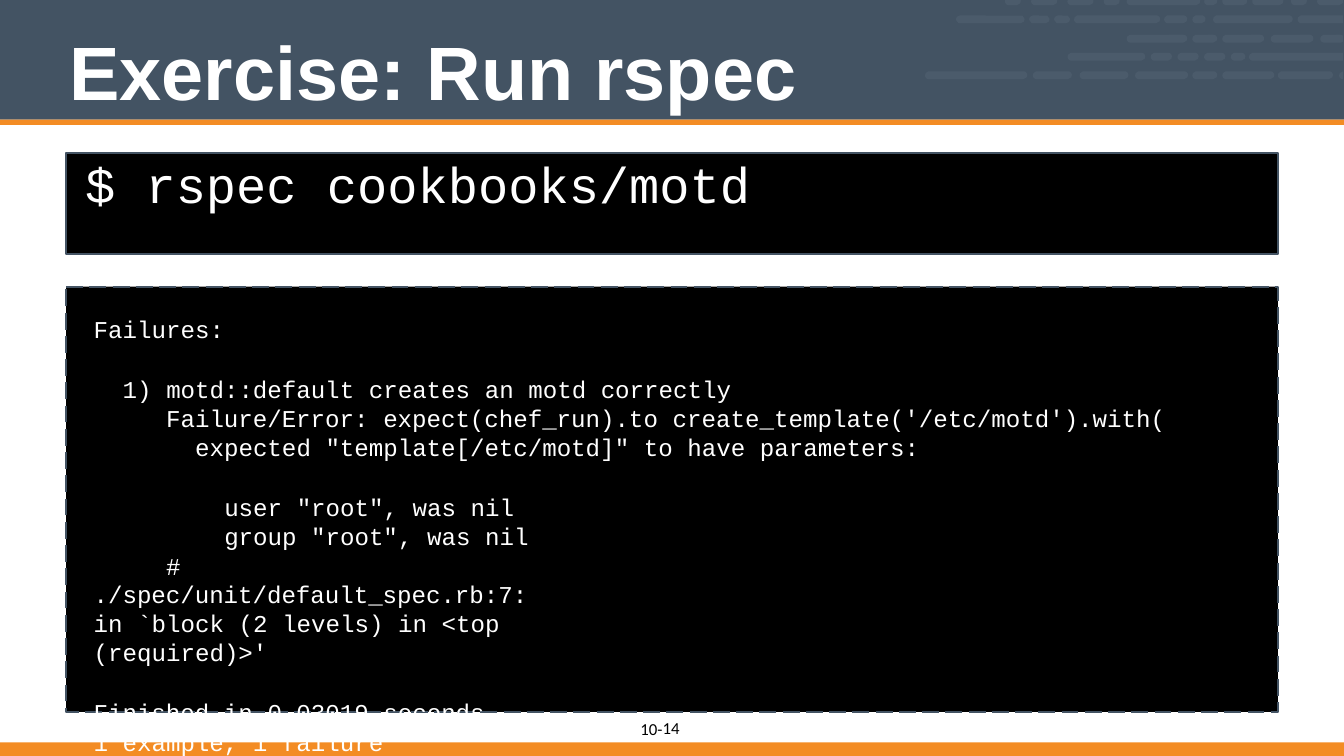
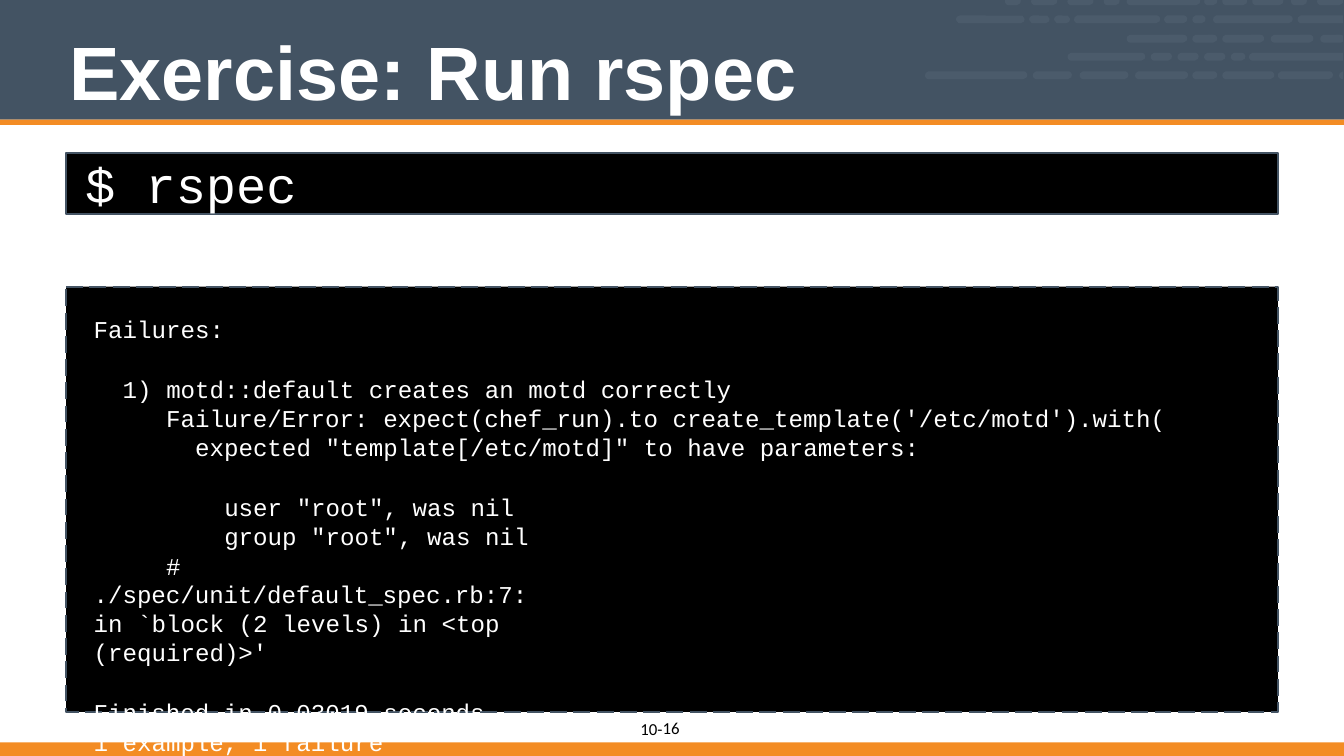
Before and after one commit to vinyar/chef-intermediate, a slide deck: slide 16 of 10-introduction_to_chefspec.pptx (slide 14 before the commit). Drawn at 1344x756 pixels with LibreOffice and Linux fonts; fonts in the diff are those of the drawing. Boxes give left, top, right and bottom in pixels: in the first picture for what was removed or moved away, otherwise in the second. Text is boxed around its words. In the diff, an @@ line names an element or a change of style, - is before the commit and + after.

Commit message:
Update Intro to ChefSpec (Module 10)
* Updated the fonts and formatting
* Updated the commands to remove the 'require_relative'
* Updated to use 'rspec --init' to generate the spec directory
* Added the command generate the spec/unit directory
* Changed coverge to now use ChefSpec::Coverage.start! instead of report! in an at_exit block
* Changed Runner to SoloRunner
* Incluced details about the two different mailx package per platform
* Called the platforms by their platform name instead of platform family

```diff
--- a/10-introduction_to_chefspec.pptx
+++ b/10-introduction_to_chefspec.pptx
@@ rectangle "$ rspec": place and size @@
-rectangle "$ rspec" at (67,153,1278,254)
+rectangle "$ rspec" at (67,153,1278,215)
@@ text in rectangle at (146,176,297,218): text changed @@
-$ rspec cookbooks/motd
+$ rspec
@@ page number at (663,722,680,734): text changed @@
-14
+16
```
Also in this commit, not shown: 17 other slides changed, 6 slides added, 1 slide removed.
